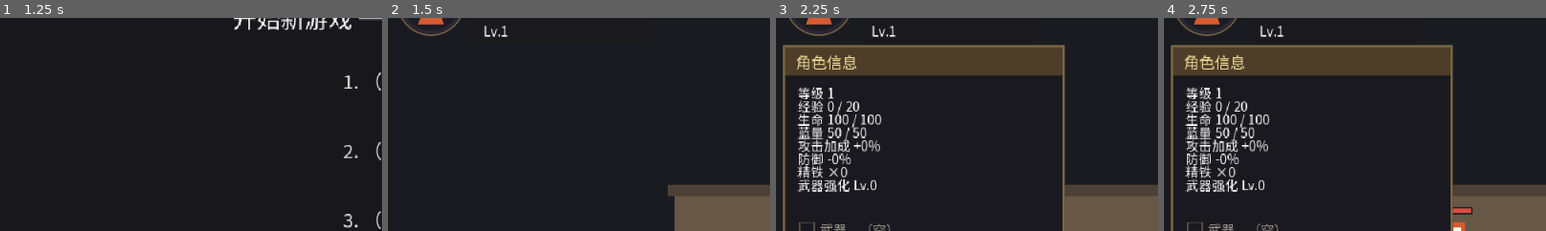
Above: before the commit, frames 1-4 (left to right).
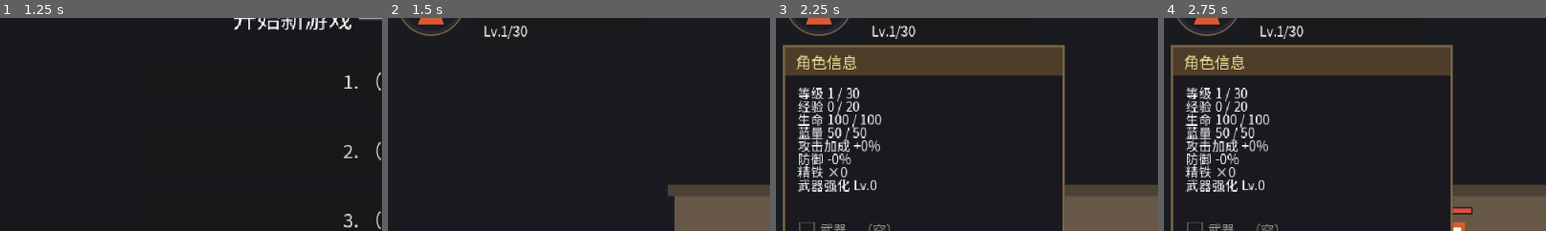
Above: after the commit, the same moments.

Repository: aachean/bailian
Game: Godot game, scene res://scenes/ui/main_menu.tscn
Two runs of this game, one before a commit and one after it. Both use one fixed random seed, a clock stepped at 60 frames per second and the inputs below.
Inputs (mouse positions are % of the whole screen's width and height, from its top left):
- Up to frame 1 (1.25 s): click "开始游戏" at 0.5 s
- Up to frame 2 (1.5 s): click "开始游戏" at 1.25 s
- Up to frame 3 (2.25 s): tap Enter (ui_accept) at 2 s; move the mouse to (72, 45) at 2.02 s; hold D (move_right) from 2.03 s (still down); hold C (panel) from 2.03 s (still down); click (72, 45) at 2.17 s
- Up to frame 4 (2.75 s): keep holding D (move_right); keep holding C (panel); tap Space (jump) at 2.27 s
The pictures show only the part of the screen within x 0-50%, y 13-63%; the shares and areas given below are measured in that part.

Frame 1 is identical in both runs. In frame 2, 0.2% of the frame differs, in the area x 31-37%, y 3-10%; in frame 3, 0.3%, in the area x 16-37%, y 3-40%; in frame 4, 0.3%.

Commit message:
feat(growth): 等级上限 30 + 经验改幂函数，成长数字收进 progression.tres
批 1-A（设计原则 3.2 / 3.3）。

- 新增 ProgressionData + data/progression.tres：等级上限、经验曲线、每级成长
  三样原本散在两处的魔法数（PlayerState 的线性经验公式、player.gd 里写死的
  100+(lv-1)*15 生命 / 50+(lv-1)*10 蓝 / 0.05 攻击）收进一份资源。
- 经验改幂函数 base × level^1.5；末段 3 级占总经验 23.5%（要求 < 40%）。
- 满级后不再累积经验（不是攒着没用），越界等级一律夹回 [1, cap]。
- HUD 等级改带上限「Lv.12/30」，角色面板经验行满级写「已满级」；
  经验环在满级时填满而不是除零（除零会得到 NaN，环整个消失）。
- 新增 tests/test_m10（批 1 专用）6 条：上限 / 幂函数一阶差分 / 末段占比 /
  满级断经验 / 成长数字来自资源 / 越界夹回。
- 新增 tools/probe_progression.gd：调曲线时打印量级，不用进游戏。

Diff:
--- a/data/i18n/ui.csv
+++ b/data/i18n/ui.csv
@@ -29,6 +29,7 @@
 PANEL_MP,"蓝量","MP"
 PANEL_ATK,"攻击加成","ATK bonus"
 PANEL_EXP,"经验","EXP"
+UI_EXP_MAX,"已满级","MAX"
 UI_LEVELUP,"升级！","LEVEL UP!"
 PANEL_LEVEL,"等级","Level"
 PANEL_WEAPON,"武器强化","Weapon"
--- /dev/null
+++ b/data/progression.tres
@@ -0,0 +1,14 @@
+[gd_resource type="Resource" script_class="ProgressionData" load_steps=2 format=3]
+
+[ext_resource type="Script" path="res://scripts/core/progression_data.gd" id="1_prog"]
+
+[resource]
+script = ExtResource("1_prog")
+level_cap = 30
+exp_base = 20.0
+exp_exponent = 1.5
+hp_per_level = 15
+mp_per_level = 10
+atk_per_level = 0.05
+base_hp = 100
+base_mp = 50
--- a/scripts/characters/player.gd
+++ b/scripts/characters/player.gd
@@ -173,7 +173,7 @@
 	_end_action()
 	shards = int(d.get("shards", shards))
 	upgrade_level = int(d.get("upgrade", upgrade_level))
-	level = int(d.get("level", level))
+	level = PlayerState.progression.clamp_level(int(d.get("level", level)))
 	exp_pts = int(d.get("exp", exp_pts))
 	mp = int(d.get("mp", max_mp))
 	PlayerState.shards = shards
@@ -187,7 +187,7 @@
 	if d.has("skill_slots"):
 		PlayerState.skill_slots = (d.get("skill_slots", []) as Array).duplicate()
 		PlayerState.skills_changed.emit()
-	max_mp = 50 + (level - 1) * 10
+	max_mp = PlayerState.progression.mp_at(level)
 	# 装备栏住在 PlayerState（存档恢复时已一并回填），这里按它重算上限与倍率。
 	# 血量必须在这之后再摆 —— _set_max_hp 会动 hp，
 	# 先 restore 再改上限的话，读回来的血量会被上限变动改写
@@ -247,7 +247,7 @@
 	level = PlayerState.level
 	exp_pts = PlayerState.exp
 	# 回城即治疗：进场景满血满蓝；等级越高蓝上限越高
-	max_mp = 50 + (level - 1) * 10
+	max_mp = PlayerState.progression.mp_at(level)
 	mp = max_mp
 	if not PlayerState.level_up.is_connected(_on_level_up):
 		PlayerState.level_up.connect(_on_level_up)
@@ -331,7 +331,7 @@
 ## 升级就该有仪式感，没反馈的成长等于没升级（用户实测反馈）
 func _on_level_up(new_level: int) -> void:
 	level = new_level
-	max_mp = 50 + (level - 1) * 10
+	max_mp = PlayerState.progression.mp_at(level)
 	# 升级可能解锁新技能：有空槽就自动补进去（槽满了不动，换哪个由玩家决定）
 	_sync_skill_slots()
 	# 血上限、攻击倍率、减伤统一由 _apply_upgrade 重算（含装备词条），
@@ -365,10 +365,9 @@
 	($HealthBar/Fill as ColorRect).scale.x = clampf(_health.ratio(), 0.0, 1.0)
 
 
-## 武器强化每级 +20%；角色等级每级 +5%；装备的攻击词条直接相加（同一个乘区）。
+## 武器强化每级 +20%。角色等级那一份从 ProgressionData 取（不再是写死的常量）——
 ## 改的是 Hitbox 的伤害倍率，技能表（招式本身）不动 —— 强化的是人，不是招
 const UPGRADE_STEP := 0.2
-const LEVEL_ATK_STEP := 0.05
 
 ## 手里那把刀的样子。攻击时挥出的光刃跟着【当前武器】走：换了武器，
 ## 刃的颜色（品质色）和长度都跟着变 —— 装备变强必须看得见，光看面板数字不够
@@ -382,9 +381,10 @@
 ## anvil.gd / HUD / 测试里，改名的收益小于风险。
 func _apply_upgrade() -> void:
 	var bonus := PlayerState.bonus_total()
+	var prog := PlayerState.progression
 	_hitbox.damage_scale = 1.0 + UPGRADE_STEP * float(upgrade_level) \
-		+ LEVEL_ATK_STEP * float(level - 1) + float(bonus.get("atk", 0.0))
-	_set_max_hp(100 + (level - 1) * 15 + int(bonus.get("hp", 0)))
+		+ prog.atk_bonus_at(level) + float(bonus.get("atk", 0.0))
+	_set_max_hp(prog.hp_at(level) + int(bonus.get("hp", 0)))
 	_base_reduction = float(bonus.get("def", 0.0))
 	_health.damage_reduction = _base_reduction
 	_refresh_blade()
--- a/scripts/core/player_state.gd
+++ b/scripts/core/player_state.gd
@@ -30,9 +30,23 @@
 ## 槽位 id，顺序与 ItemData.Slot 枚举一致
 const SLOT_IDS: Array[StringName] = [&"weapon", &"helm", &"armor", &"trinket"]
 
-## 升到下一级需要的经验：线性增长，原型期手感友好
+## 成长曲线的唯一真相（等级上限 / 经验幂函数 / 每级给多少）。
+## 和 ItemData / EnemyData 同一套路：数字在 .tres，代码只读它 —— 调曲线不改代码
+const PROGRESSION_PATH := "res://data/progression.tres"
+
+@onready var progression: ProgressionData = load(PROGRESSION_PATH) as ProgressionData
+
+## 等级上限（给界面用，省得到处 PlayerState.progression.level_cap）
+@onready var level_cap: int = progression.level_cap
+
+
+## 升到下一级需要的经验。**满级返回 0**，所以调用方比较之前先问 is_max()
 func exp_needed(level: int) -> int:
-	return 20 + (level - 1) * 15
+	return progression.exp_needed(level)
+
+
+func is_max_level() -> bool:
+	return progression.is_max(level)
 
 
 var shards: int = 0
@@ -85,7 +99,7 @@
 func load_from(d: Dictionary) -> void:
 	shards = int(d.get("shards", shards))
 	upgrade_level = int(d.get("upgrade", upgrade_level))
-	level = int(d.get("level", level))
+	level = progression.clamp_level(int(d.get("level", level)))
 	exp = int(d.get("exp", exp))
 	equipped = (d.get("equipped", {}) as Dictionary).duplicate()
 	bag = (d.get("bag", []) as Array).duplicate()
@@ -279,16 +293,21 @@
 
 # ── 升级 ───────────────────────────────────────────────────────
 
-## 加经验，够数就升级（可连升）。返回升了几级
+## 加经验，够数就升级（可连升）。返回升了几级。
+##
+## **满级之后不再累积经验**（直接丢），不是「攒着但没用」——
+## 后者会让 HUD 上的经验条在满级后继续涨，玩家以为还能升。
 func add_exp(amount: int) -> int:
-	if amount <= 0:
+	if amount <= 0 or is_max_level():
 		return 0
 	exp += amount
 	var ups := 0
-	while exp >= exp_needed(level):
+	while not is_max_level() and exp >= exp_needed(level):
 		exp -= exp_needed(level)
 		level += 1
 		ups += 1
 		level_up.emit(level)
+	if is_max_level():
+		exp = 0
 	exp_changed.emit(exp)
 	return ups
--- /dev/null
+++ b/scripts/core/progression_data.gd
@@ -0,0 +1,96 @@
+class_name ProgressionData
+extends Resource
+## 角色成长的全局参数：等级上限、经验曲线、每级给多少。
+##
+## ── 为什么单独做成一份资源 ────────────────────────────────────
+## 这些数字原本散在两处：经验公式在 PlayerState.exp_needed（线性 20 + (等级-1)×15）、
+## 生命/蓝量/攻击的每级增量写死在 player.gd 里（100 + (等级-1)×15 / 50 + (等级-1)×10 / 0.05）。
+## 曲线形状一变就要改两个文件里的三行魔法数，还容易漏一处。
+## 收进 .tres 之后：调曲线不改代码，也补齐了「数值的唯一真相在资源」这条硬规则
+## （设计原则 4.4）—— 以前它是唯一一条例外。
+##
+## ── 等级为什么必须有上限（设计原则 3.2）──────────────────────
+## 等级是「解锁内容」的钥匙，不是主要战力来源。无上限的等级必然导致数值膨胀，
+## 后期只能靠压缩数值救 —— 那等于把所有前面的内容重做一遍。
+## 上限还有一个下游作用：舆图上的「推荐等级」全靠它才有意义。
+##
+## ── 经验为什么走幂函数（设计原则 3.3）────────────────────────
+## 前期快、后期长尾：早期给成就感，后期拉长生命周期。纯线性曲线玩到第 20 级
+## 和第 5 级的手感一模一样，成长没有「越来越重」的体感。
+## 配套的校验只有一条：**最后 10% 的等级不能吃掉 40% 以上的总时长** ——
+## 见 tail_share()，它就是为了让这条可以被断言、而不是靠眼睛看。
+
+## 等级天花板。到顶后不再累积经验（不是「继续攒但没用」），
+## 免得满级玩家的经验条还在涨、HUD 上显示一个永远用不到的数字
+@export var level_cap: int = 30
+
+@export_group("经验曲线：升到下一级所需 = exp_base × 当前等级 ^ exp_exponent")
+## 曲线基数
+@export var exp_base: float = 20.0
+## 曲线指数。1.0 = 线性，1.5 起是 RPG 的常见区间（指数越高后期越长尾）
+@export var exp_exponent: float = 1.5
+
+@export_group("每级成长")
+## 生命上限每级 +点
+@export var hp_per_level: int = 15
+## 蓝量上限每级 +点
+@export var mp_per_level: int = 10
+## 攻击倍率每级 +比例（0.05 = +5%）
+@export var atk_per_level: float = 0.05
+
+@export_group("1 级时的基础值")
+@export var base_hp: int = 100
+@export var base_mp: int = 50
+
+
+## 升到下一级需要多少经验。**满级返回 0** —— 用之前一律先问 is_max()，
+## 拿 0 去和当前经验比较会让「够了就升级」的循环空转成死循环
+func exp_needed(level: int) -> int:
+	if is_max(level):
+		return 0
+	return int(round(exp_base * pow(float(maxi(level, 1)), exp_exponent)))
+
+
+func is_max(level: int) -> bool:
+	return level >= level_cap
+
+
+func clamp_level(level: int) -> int:
+	return clampi(level, 1, level_cap)
+
+
+## 该等级的生命上限（不含装备词条）
+func hp_at(level: int) -> int:
+	return base_hp + (clamp_level(level) - 1) * hp_per_level
+
+
+## 该等级的蓝量上限
+func mp_at(level: int) -> int:
+	return base_mp + (clamp_level(level) - 1) * mp_per_level
+
+
+## 该等级贡献的攻击倍率加成（叠进那个唯一的伤害乘区，见设计原则 4.1）
+func atk_bonus_at(level: int) -> float:
+	return atk_per_level * float(clamp_level(level) - 1)
+
+
+# ── 曲线自检（给断言和「调数值时看一眼」用）────────────────────
+
+## 从某级练到满级需要的总经验
+func total_exp_to_cap(from_level: int = 1) -> int:
+	var total := 0
+	for lv in range(maxi(from_level, 1), level_cap):
+		total += exp_needed(lv)
+	return total
+
+
+## 最后 frac 比例的那几级占总经验的多少。设计原则 3.3 要求 < 0.4
+func tail_share(frac: float = 0.1) -> float:
+	var total := total_exp_to_cap()
+	if total <= 0:
+		return 0.0
+	var levels := int(ceil(float(level_cap - 1) * frac))
+	var tail := 0
+	for lv in range(maxi(level_cap - levels, 1), level_cap):
+		tail += exp_needed(lv)
+	return float(tail) / float(total)
--- a/scripts/ui/hud.gd
+++ b/scripts/ui/hud.gd
@@ -554,8 +554,10 @@
 		_hp_text.text = "%d / %d" % [h.hp, h.max_hp]
 	_mp_fill.scale.x = 0.0 if max_mp <= 0 else clampf(float(mp) / float(max_mp), 0.0, 1.0)
 	_mp_text.text = "%d / %d" % [mp, max_mp]
-	_portrait.set_exp(float(exp_pts) / float(needed))
-	_lv_label.text = "Lv.%d" % level
+	# 满级时 needed = 0 —— 环填满，不是除零。除零会得到 NaN，环整个会消失
+	_portrait.set_exp(1.0 if needed <= 0 else float(exp_pts) / float(needed))
+	# 等级带上限：等级是「解锁内容的钥匙」，玩家得看得见离顶还有多远
+	_lv_label.text = "Lv.%d/%d" % [level, PlayerState.level_cap]
 	_bag_label.text = "%s ×%d" % [tr("HUD_SHARD"), int(_player.get("shards"))]
 
 	refresh_skill_bar()
@@ -592,6 +594,14 @@
 		_stage_label.text = txt
 
 
+## 经验那一行。满级时写「已满」而不是「0 / 0」——
+## 后者会被读成「经验全丢了」，而实际上是「不需要了」
+func _exp_line(level: int, exp_pts: int) -> String:
+	if PlayerState.progression.is_max(level):
+		return "%s %s" % [tr("PANEL_EXP"), tr("UI_EXP_MAX")]
+	return "%s %d / %d" % [tr("PANEL_EXP"), exp_pts, PlayerState.exp_needed(level)]
+
+
 ## 角色面板：造梦西游式属性表，一行一项。数值全部来自「当前生效值」，
 ## 不是来自某一个来源 —— 玩家在这儿看到的攻击加成必须等于实际打到怪身上的倍率
 func refresh_char_panel(h: Health) -> void:
@@ -604,8 +614,8 @@
 	var dmg: float = _player.get_node("Hitbox").damage_scale
 	var red: float = 0.0 if h == null else h.damage_reduction
 	var lines: Array[String] = [
-		"%s %d" % [tr("PANEL_LEVEL"), level],
-		"%s %d / %d" % [tr("PANEL_EXP"), exp_pts, PlayerState.exp_needed(level)],
+		"%s %d / %d" % [tr("PANEL_LEVEL"), level, PlayerState.level_cap],
+		_exp_line(level, exp_pts),
 		"%s %d / %d" % [tr("PANEL_HP"), hp, max_hp],
 		"%s %d / %d" % [tr("PANEL_MP"), mp, max_mp],
 		"%s +%d%%" % [tr("PANEL_ATK"), int(round((dmg - 1.0) * 100.0))],
--- /dev/null
+++ b/tests/test_m10.gd
@@ -0,0 +1,146 @@
+extends Node
+## 《百炼》批 1 自动验收：**成长曲线 / 逐件强化 / 属性软上限**。
+##
+## 跑法（无头）：
+##     godot --headless --fixed-fps 60 --path <项目根> res://tests/test_m10.tscn
+##
+## 这一组盯的是 `docs/design-principles.md` 附录 D 里「批 1 · 结构」那六条 ——
+## 它们动的是数据模型与曲线形状，所以断言全部直接盯**形状**，不盯某一个具体数字：
+##
+##   · 3.2 等级必须有上限（且上限要够得着）        → #1 #4
+##   · 3.3 经验走幂函数，末段不能吃掉大半时长      → #2 #3
+##   · 3.4 属性走软上限 / 边际递减                 → #7 #8
+##   · 4.2 比例属性有硬上限                        → #9
+##   · 5.2 品质档位绑定强化上限（逐件、封顶）      → #10 #11 #12
+##   · 5.4 强化成本递增、收益递减                  → #13 #14
+##
+## 「数字唯一真相在资源」这条也在这里验：改资源的字段，结果必须跟着变（#5 #6）——
+## 不这么写的话，代码里偷偷留一份魔法数也照样全绿。
+
+const SaveGuard := preload("res://tests/save_guard.gd")
+
+const TOWN_PATH := "res://scenes/stages/town.tscn"
+## 一件白装 / 一件精良 / 一件稀有，拿来验品质封顶的台阶
+const ITEM_COMMON := "res://data/items/leather_cap.tres"
+const ITEM_FINE := "res://data/items/iron_sword.tres"
+
+var _pass := 0
+var _fail := 0
+var _bak: Dictionary = {}
+var _slot_before := 1
+
+
+func _ready() -> void:
+	await get_tree().process_frame
+	print("")
+	print("═══ 《百炼》批 1 自动验收：等级上限 / 经验幂函数 / 逐件强化 / 软上限 ═══")
+	_bak = SaveGuard.backup()
+	_slot_before = SaveManager.current_slot
+	SaveManager.current_slot = 1
+	SaveManager.start_new_game(1, TOWN_PATH)
+
+	await _t1_level_cap()
+	await _t2_exp_curve_shape()
+	await _t3_tail_share()
+	await _t4_max_level_stops_exp()
+	await _t5_growth_numbers_come_from_resource()
+	await _t6_bad_level_is_clamped()
+
+	SaveManager.current_slot = _slot_before
+	SaveGuard.restore(_bak)
+
+	print("")
+	print("═══ %d 通过 ／ %d 失败 ═══" % [_pass, _fail])
+	get_tree().quit(0 if _fail == 0 else 1)
+
+
+# ── 工具 ───────────────────────────────────────────────────────
+
+func _check(id: String, desc: String, ok: bool, detail: String) -> void:
+	if ok:
+		_pass += 1
+		print("  PASS  #%-3s %s\n              %s" % [id, desc, detail])
+	else:
+		_fail += 1
+		print("  FAIL  #%-3s %s\n              %s" % [id, desc, detail])
+
+
+# ── 3.2 等级上限 ───────────────────────────────────────────────
+
+## 灌爆经验：等级必须停在 cap，而且循环要能自己停下来（不能死循环）
+func _t1_level_cap() -> void:
+	var p := PlayerState.progression
+	PlayerState.reset_for_new_game()
+	var ups := PlayerState.add_exp(999999999)
+	_check("1", "等级有上限：灌爆经验也只升到 cap",
+		PlayerState.level == p.level_cap and ups == p.level_cap - 1,
+		"cap=%d　实际到 Lv.%d（连升 %d 次，期望 %d）" % [
+			p.level_cap, PlayerState.level, ups, p.level_cap - 1])
+
+
+## 幂函数与线性在**一阶差分**上分得开：线性差分恒定，幂函数差分递增。
+## 这条是「改回线性」这个回退动作的守门人 —— 光看数值大小是抓不到的
+func _t2_exp_curve_shape() -> void:
+	var p := PlayerState.progression
+	var d1 := p.exp_needed(5) - p.exp_needed(4)
+	var d2 := p.exp_needed(15) - p.exp_needed(14)
+	var d3 := p.exp_needed(25) - p.exp_needed(24)
+	_check("2", "经验曲线是幂函数：每级增量随等级递增（线性的话三个差相等）",
+		d1 < d2 and d2 < d3,
+		"Δ4→5=%d　Δ14→15=%d　Δ24→25=%d" % [d1, d2, d3])
+
+
+## 设计原则 3.3 的硬指标：最后 10% 的等级不能吃掉 40% 以上的总时长
+func _t3_tail_share() -> void:
+	var p := PlayerState.progression
+	var share := p.tail_share(0.1)
+	_check("3", "末段 10% 的等级吃掉的总经验 < 40%",
+		share < 0.4,
+		"末段占 %.1f%%（总经验 %d）" % [share * 100.0, p.total_exp_to_cap()])
+
+
+## 满级之后经验不再累积（不是「攒着但没用」）——
+## 后者会让 HUD 上的经验条继续涨，玩家以为还能升
+func _t4_max_level_stops_exp() -> void:
+	var p := PlayerState.progression
+	PlayerState.reset_for_new_game()
+	PlayerState.add_exp(999999999)
+	var ups := PlayerState.add_exp(500)
+	_check("4", "满级后不再吃经验：经验停在 0、不再升级",
+		ups == 0 and PlayerState.exp == 0 and PlayerState.level == p.level_cap,
+		"再灌 500 经验 → 升级 %d 次　经验 %d　等级 %d" % [ups, PlayerState.exp, PlayerState.level])
+
+
+## 成长数字的唯一真相在 progression.tres：改资源，结果跟着变。
+## 代码里要是偷偷留了一份魔法数，这条立刻红
+func _t5_growth_numbers_come_from_resource() -> void:
+	var p := PlayerState.progression
+	var old_hp := p.hp_per_level
+	var old_atk := p.atk_per_level
+	var new_hp := old_hp + 7
+	var new_atk := old_atk + 0.01
+	p.hp_per_level = new_hp
+	p.atk_per_level = new_atk
+	var hp_val := p.hp_at(10)
+	var atk_val := p.atk_bonus_at(11)
+	var hp_ok := hp_val == p.base_hp + 9 * new_hp
+	var atk_ok := is_equal_approx(atk_val, new_atk * 10.0)
+	p.hp_per_level = old_hp
+	p.atk_per_level = old_atk
+	_check("5", "每级成长读的是资源：改 hp_per_level / atk_per_level 立刻反映到取值上",
+		hp_ok and atk_ok,
+		"hp_per_level %d→%d：hp_at(10) 得 %d（期望 %d）　atk %.3f（期望 %.3f）" % [
+			old_hp, new_hp, hp_val, p.base_hp + 9 * new_hp, atk_val, new_atk * 10.0])
+
+
+## 坏档 / 越界等级要夹回 cap —— 不夹的话 level=999 会让 exp_needed 返回 0
+## 之外的一堆推导值全部失真（生命上限、蓝上限、攻击倍率）
+func _t6_bad_level_is_clamped() -> void:
+	var p := PlayerState.progression
+	PlayerState.load_from({"level": 999})
+	var hi := PlayerState.level
+	PlayerState.load_from({"level": -5})
+	var lo := PlayerState.level
+	_check("6", "越界等级被夹回 [1, cap]",
+		hi == p.level_cap and lo == 1,
+		"level=999 → %d（期望 %d）　level=-5 → %d（期望 1）" % [hi, p.level_cap, lo])
--- /dev/null
+++ b/tests/test_m10.tscn
@@ -0,0 +1,6 @@
+[gd_scene load_steps=2 format=3]
+
+[ext_resource type="Script" path="res://tests/test_m10.gd" id="1_test"]
+
+[node name="TestM10" type="Node"]
+script = ExtResource("1_test")
--- /dev/null
+++ b/tools/probe_progression.gd
@@ -0,0 +1,39 @@
+extends SceneTree
+## 打印成长曲线的关键量级 —— 调 progression.tres 时跑它看一眼，不用进游戏。
+##
+## 用法（必须带 --script，且路径是 res:// 形式）：
+##   <godot> --headless --path . --script res://tools/probe_progression.gd
+
+func _initialize() -> void:
+	var p := load("res://data/progression.tres") as ProgressionData
+	if p == null:
+		print("[probe] 加载失败：res://data/progression.tres")
+		quit(1)
+		return
+
+	print("[probe] 等级上限 %d / 经验 = %s × level^%s" % [p.level_cap, p.exp_base, p.exp_exponent])
+	print("[probe] 满级所需总经验 %d" % p.total_exp_to_cap())
+
+	var lv := 1
+	while lv < p.level_cap and lv <= 12:
+		print("  Lv.%2d → 上级需 %6d   （生命 %4d / 蓝 %3d / 攻击 +%d%%）" % [
+			lv, p.exp_needed(lv), p.hp_at(lv), p.mp_at(lv), int(round(p.atk_bonus_at(lv) * 100.0))])
+		lv += 1
+	print("  ... 跳到末段 ...")
+	for l in range(maxi(p.level_cap - 3, 1), p.level_cap):
+		print("  Lv.%2d → 上级需 %6d" % [l, p.exp_needed(l)])
+	print("[probe] 末段 3 级占总经验 %.1f%%（设计原则 3.3 要求 < 40%%）" % calc_tail(p, 3))
+	print("[probe] 满级时：生命 %d / 蓝 %d / 攻击 +%d%%" % [
+		p.hp_at(p.level_cap), p.mp_at(p.level_cap), int(round(p.atk_bonus_at(p.level_cap) * 100.0))])
+	quit()
+
+
+## 最后 n 级占总经验的比例
+func calc_tail(p: ProgressionData, n: int) -> float:
+	var total := p.total_exp_to_cap()
+	if total <= 0:
+		return 0.0
+	var tail := 0
+	for lv in range(maxi(p.level_cap - n, 1), p.level_cap):
+		tail += p.exp_needed(lv)
+	return float(tail) / float(total) * 100.0
Binary file changed: data/i18n/ui.en.translation
Binary file changed: data/i18n/ui.zh_CN.translation
Not shown, added: scripts/core/progression_data.gd.uid
